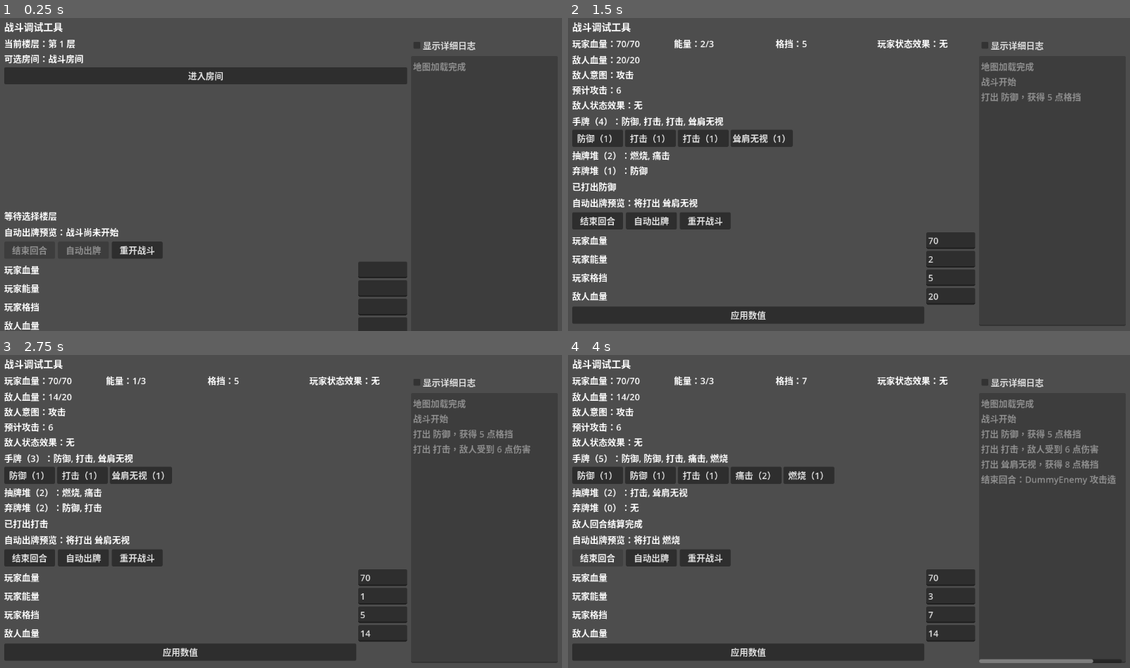
Above: before the commit, frames 1-4 (two rows, left to right).
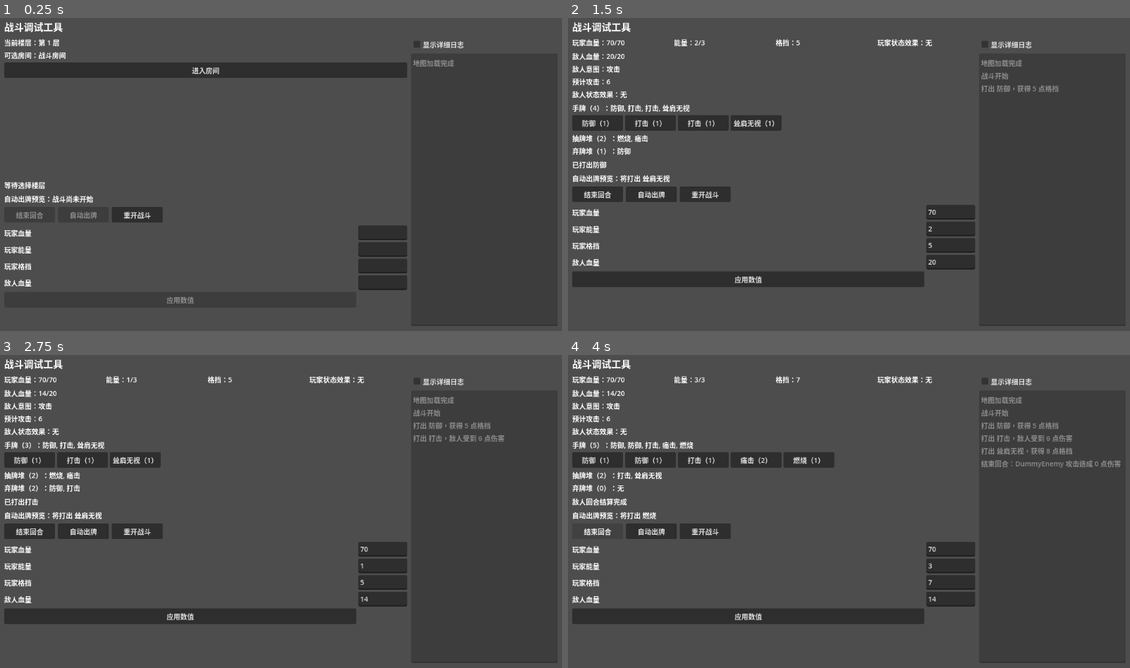
Above: after the commit, the same moments.

Repository: jxqxn/Godot-Game
Game: Godot game, scene res://scenes/stm/battle_debug_scene.tscn
The game is run twice, just before and just after one commit, with the same random seed, the same clock (stepped at 60 frames per second) and the same inputs.
Inputs:
- Up to frame 1 (0.25 s): no input
- Up to frame 2 (1.5 s): click "进入房间" at 0.5 s; click "防御（1）" at 1.25 s
- Up to frame 3 (2.75 s): click "打击（1）" at 2 s
- Up to frame 4 (4 s): click "耸肩无视（1）" at 2.75 s; click "结束回合" at 3.5 s

The runs differ from the first frame. In frame 1, 8.3% of the frame differs, in the area x 0-85%, y 6-100%; in frame 2, 18%; in frame 3, 18%; in frame 4, 20%, in the area x 0-99%, y 6-99%.

Commit message:
Shrink battle debug scene UI for embedded run window

Diff:
--- a/scenes/stm/battle_debug_scene.tscn
+++ b/scenes/stm/battle_debug_scene.tscn
@@ -1,10 +1,9 @@
-[gd_scene load_steps=4 format=3]
+[gd_scene load_steps=3 format=3]
 
 [ext_resource type="Script" path="res://scripts/stm/debug/battle_debug_scene.gd" id="1"]
-[ext_resource type="Script" path="res://scripts/stm/debug/debug_window_size.gd" id="2"]
 
-[sub_resource type="Theme" id="Theme_battle_debug_large"]
-default_font_size = 18
+[sub_resource type="Theme" id="Theme_battle_debug_compact"]
+default_font_size = 14
 
 [node name="BattleDebugScene" type="Control"]
 layout_mode = 3
@@ -13,8 +12,5 @@
 anchor_bottom = 1.0
 grow_horizontal = 2
 grow_vertical = 2
-theme = SubResource("Theme_battle_debug_large")
+theme = SubResource("Theme_battle_debug_compact")
 script = ExtResource("1")
-
-[node name="DebugWindowSize" type="Node" parent="."]
-script = ExtResource("2")
